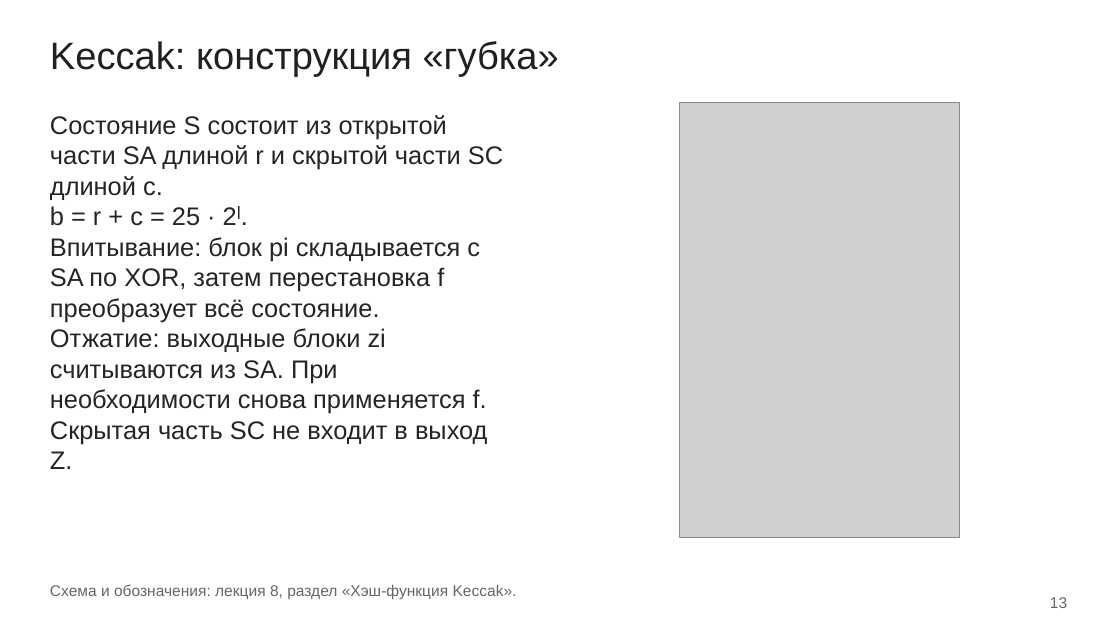
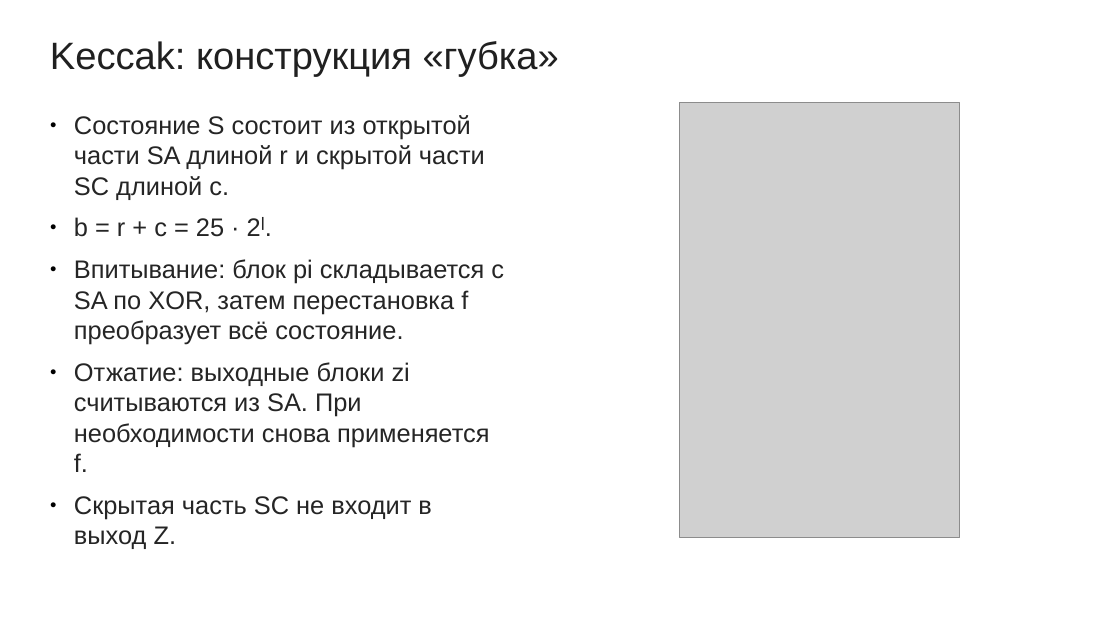
Before and after one commit to mikhailshceglov/sem7, a slide deck: slide 21 of crypto/lab4/Щеглов_3381_ЛР4.odp. Drawn at 1120x630 pixels with LibreOffice and Linux fonts; fonts in the diff are those of the drawing; grey boxes stand for pictures. Boxes give left, top, right and bottom in pixels: in the first picture for what was removed or moved away, otherwise in the second. Text is boxed around its words. In the diff, an @@ line names an element or a change of style, - is before the commit and + after.

```diff
--- a/crypto/lab4/Щеглов_3381_ЛР4.odp
+++ b/crypto/lab4/Щеглов_3381_ЛР4.odp
@@ text "Состояние S состоит из открытой ..." at (x1=74, y1=115, x2=504, y2=549): bullet none to ●; more space between paragraphs @@
@@ text removed at (x1=50, y1=585, x2=517, y2=599) @@
-Схема и обозначения: лекция 8, раздел «Хэш-функция Keccak».
@@ text removed at (x1=1050, y1=597, x2=1067, y2=608) @@
-13
```
Also in this commit, not shown: 20 other slides changed, 3 slides added, 2 slides removed, 6 other files.
